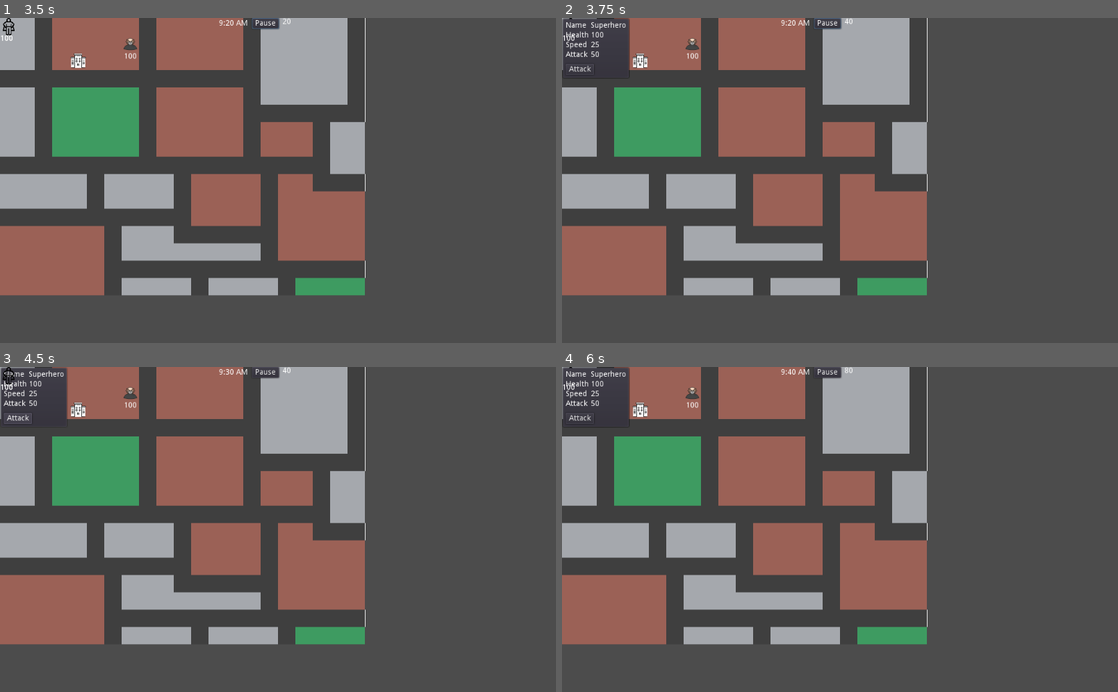
Above: before the commit, frames 1-4 (two rows, left to right).
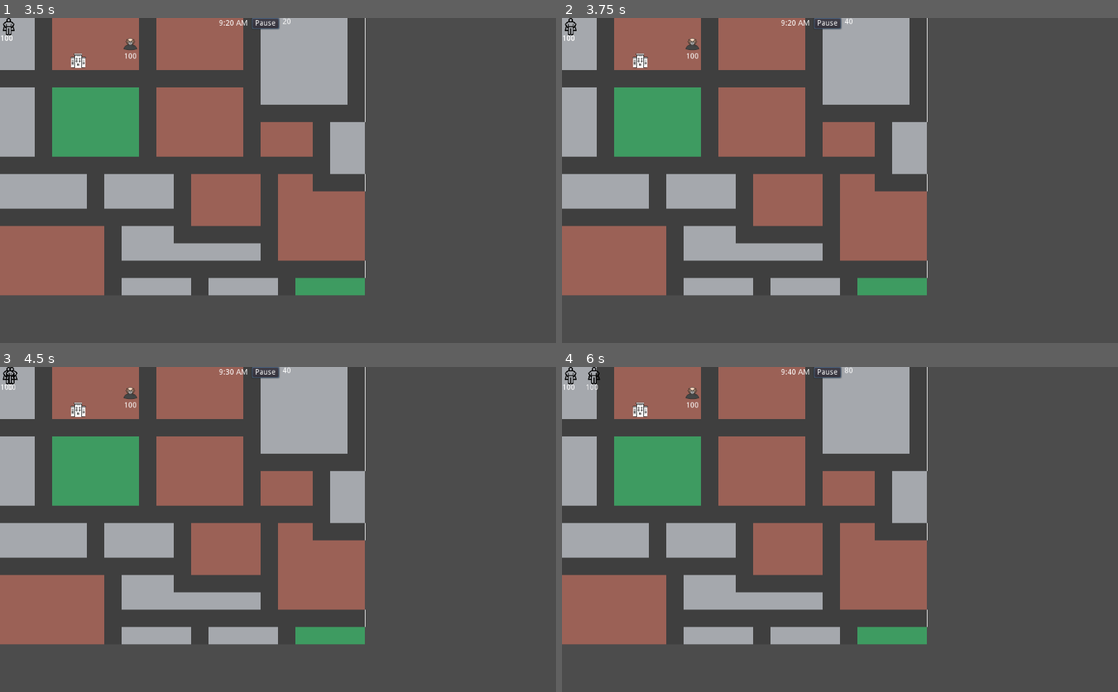
Above: after the commit, the same moments.

Repository: rachd/superhero-dispatcher
Game: Godot game, scene res://Main.tscn
Two runs of this game, one before a commit and one after it. Both use one fixed random seed, a clock stepped at 60 frames per second and the inputs below.
Inputs (mouse positions are in pixels of both pictures, inside the frame that each line leads up to):
- Up to frame 1 (3.5 s): tap Enter at 0.5 s; move the mouse to (77, 60) at 0.52 s; click (77, 60) at 0.67 s; click "Pause" at 1.25 s; click "Play" at 2 s; move the mouse to (127, 44) at 2.77 s; click (127, 44) at 2.92 s
- Up to frame 2 (3.75 s): move the mouse to (573, 27) at 3.52 s; click (573, 27) at 3.67 s
- Up to frame 3 (4.5 s): click (16, 419) at 4.25 s, where only the run before the commit has a clickable "Attack"
- Up to frame 4 (6 s): click (578, 419) at 5 s, where only the run before the commit has a clickable "Attack"; move the mouse to (573, 376) at 5.77 s; click (573, 376) at 5.92 s

Frame 1 is identical in both runs. In frame 2, 1.5% of the frame differs, in the area x 0-13%, y 0-19%; in frame 3, 1.4%; in frame 4, 1.5%, in the area x 0-51%, y 0-19%.

Commit message:
allow heros to move to any tile

Diff:
--- a/ClickHandler.gd
+++ b/ClickHandler.gd
@@ -2,4 +2,12 @@
 
 func _input_event(viewport, event, shape_idx):
 	if event is InputEventMouseButton and event.button_index == BUTTON_LEFT and event.pressed:
-		get_parent().on_click()
+		var parent = get_parent()
+		if parent.has_method("on_click"):
+			get_parent().on_click()
+			get_tree().set_input_as_handled()
+	elif event is InputEventMouseButton and event.button_index == BUTTON_RIGHT and event.pressed:
+		var parent = get_parent()
+		if parent.has_method("on_right_click"):
+			get_parent().on_right_click()
+			get_tree().set_input_as_handled()
--- a/Hero.gd
+++ b/Hero.gd
@@ -19,7 +19,7 @@
 signal find_path(start, end, target)
 
 # public methods
-func on_click():
+func on_right_click():
 	var info_panel = $HeroPanel
 #	var panel_size = info_panel.get_size()
 #	if position.x < panel_size.x:
@@ -36,7 +36,7 @@
 	info_panel.set_name("Superhero")
 	info_panel.visible = true
 
-func on_attack_button_pressed():
+func on_click():
 	emit_signal("hero_selected", self)
 	_close_info_panel()
 
@@ -79,11 +79,24 @@
 		target_position = villain.position
 		emit_signal("find_path", position, target_position, self)
 
+func move_to_point(target_position):
+	_on_move()
+	var relative_position = target_position - position
+	if relative_position.length() <= 8:
+		target_position = position
+	else:
+		emit_signal("find_path", position, target_position, self)
+
 func heal(amount):
 	current_health += amount
 	if current_health > health:
 		current_health = health
 	$Label.text = str(current_health)
+
+func start_attack(villain):
+	target_villain = villain
+	attack_in_progress = true
+	$AttackTimer.start()
 
 # private methods
 func _on_move():
@@ -96,14 +109,6 @@
 
 func _close_info_panel():
 	$HeroPanel.visible = false
-
-func _start_attack():
-	attack_in_progress = true
-	target_villain.start_attack(self)
-	$AttackTimer.start()
-
-func _start_heal():
-	target_hospital.start_heal(self)
 
 func _ready():
 	target_position = position
@@ -119,20 +124,6 @@
 	$AttackTimer.stop()
 	emit_signal("hero_dead", self, target_villain)
 
-func _check_if_attack():
-	if !attack_in_progress:
-		var overlaps = $Area2D.get_overlapping_areas()
-		for overlap in overlaps:
-			if overlap.get_parent() == target_villain:
-				_start_attack()
-
-func _check_if_heal():
-	if !heal_in_progress:
-		var overlaps = $Area2D.get_overlapping_areas()
-		for overlap in overlaps:
-			if overlap.get_parent() == target_hospital:
-				_start_heal()
-
 func _process(delta):
 	if path:
 		var target = path[0]
@@ -144,7 +135,6 @@
 			path.remove(0)
 			if path.size() == 0:
 				path = null
-				if target_type == "villain":
-					_check_if_attack()
-				elif target_type == "hospital":
-					_check_if_heal()
+				var overlaps = $Area2D.get_overlapping_areas()
+				for overlap in overlaps:
+					overlap.start_hero_interaction(self)
--- a/HeroPanel.tscn
+++ b/HeroPanel.tscn
@@ -8,19 +8,18 @@
 script = ExtResource( 1 )
 
 [node name="MarginContainer" type="MarginContainer" parent="."]
-editor/display_folded = true
 margin_left = 7.0
 margin_top = 7.0
-margin_right = 59.0
-margin_bottom = 105.0
+margin_right = 53.0
+margin_bottom = 75.0
 
 [node name="VBoxContainer" type="VBoxContainer" parent="MarginContainer"]
-margin_right = 52.0
-margin_bottom = 98.0
+margin_right = 46.0
+margin_bottom = 68.0
 custom_constants/separation = 10
 
 [node name="GridContainer" type="GridContainer" parent="MarginContainer/VBoxContainer"]
-margin_right = 52.0
+margin_right = 46.0
 margin_bottom = 68.0
 columns = 2
 
@@ -69,14 +68,3 @@
 margin_top = 54.0
 margin_right = 46.0
 margin_bottom = 68.0
-
-[node name="HBoxContainer" type="HBoxContainer" parent="MarginContainer/VBoxContainer"]
-margin_top = 78.0
-margin_right = 52.0
-margin_bottom = 98.0
-
-[node name="AttackButton" type="Button" parent="MarginContainer/VBoxContainer/HBoxContainer"]
-margin_right = 52.0
-margin_bottom = 20.0
-text = "Attack"
-[connection signal="pressed" from="MarginContainer/VBoxContainer/HBoxContainer/AttackButton" to="." method="_on_AttackButton_pressed"]
--- a/Hospital.gd
+++ b/Hospital.gd
@@ -4,10 +4,7 @@
 
 signal hospital_selected(building)
 
-func on_click():
-	emit_signal("hospital_selected", self)
-
-func start_heal(hero):
+func start_hero_interaction(hero):
 	hero_being_healed = hero
 	$HealingTimer.start()
 
@@ -18,8 +15,5 @@
 func pause(isPaused):
 	$HealingTimer.set_paused(isPaused)
 
-func _ready():
-	self.connect("hospital_selected", get_node("/root/Main"), "_on_Hospital_clicked")
-
 func _on_HealingTimer_timeout():
 	hero_being_healed.heal(10)
--- a/Hospital.tscn
+++ b/Hospital.tscn
@@ -1,19 +1,19 @@
 [gd_scene load_steps=5 format=2]
 
-[ext_resource path="res://assets/hospital.svg" type="Texture" id=1]
-[ext_resource path="res://Hospital.gd" type="Script" id=2]
-[ext_resource path="res://ClickHandler.gd" type="Script" id=3]
+[ext_resource path="res://Hospital.gd" type="Script" id=1]
+[ext_resource path="res://assets/hospital.svg" type="Texture" id=2]
+[ext_resource path="res://overlap.gd" type="Script" id=3]
 
 [sub_resource type="RectangleShape2D" id=1]
 extents = Vector2( 16, 16 )
 
 [node name="Hospital" type="Node2D"]
-script = ExtResource( 2 )
+script = ExtResource( 1 )
 
 [node name="Sprite" type="Sprite" parent="."]
 position = Vector2( 16.0561, 15.8357 )
 scale = Vector2( 0.0797197, 0.0959308 )
-texture = ExtResource( 1 )
+texture = ExtResource( 2 )
 
 [node name="HealingTimer" type="Timer" parent="."]
 
--- a/InfoPanel.gd
+++ b/InfoPanel.gd
@@ -17,9 +17,9 @@
 	return rect_size
 
 # private methods
-func _input(event):
-	if event is InputEventMouseButton and event.button_index == BUTTON_LEFT and event.pressed:
-		var click_position = event.position
+#func _input(event):
+#	if event is InputEventMouseButton and event.button_index == BUTTON_LEFT and event.pressed:
+#		var click_position = event.position
 #		if not (click_position.x >= rect_position.x and click_position.x <= (rect_position.x + rect_size.x) and click_position.y >= rect_position.y and click_position.y <= (rect_position.y + rect_size.y)):
 #			get_parent().close_info_panel()
 
--- a/Main.gd
+++ b/Main.gd
@@ -27,14 +27,9 @@
 func _on_Hero_clicked(hero):
 	selected_hero = hero
 
-func _on_Hospital_clicked(hospital):
+func _on_Map_clicked(position):
 	if selected_hero:
-		selected_hero.move_to_Hospital(hospital)
-		selected_hero = null
-
-func _on_Villain_clicked(villain):
-	if selected_hero:
-		selected_hero.move_to_Villain(villain)
+		selected_hero.move_to_point(position)
 		selected_hero = null
 
 func _on_Villain_dead(villain, hero):
--- a/Town.gd
+++ b/Town.gd
@@ -1,4 +1,6 @@
 extends TileMap
+
+signal map_clicked(position)
 
 onready var astar = AStar.new()
 onready var half_cell_size = cell_size / 2
@@ -6,12 +8,57 @@
 # The bounds of the rectangle containing all used tiles on this tilemap
 onready var used_rect = get_used_rect()
 
+## public functions
+func closest_road(start):
+	var start_tile = world_to_map(start)
+	var top_dist = 0
+	var left_dist = 0
+	var right_dist = 0
+	var bottom_dist = 0
+	while true:
+		if _is_road(start_tile + Vector2(0, -1 * top_dist)):
+			return map_to_world(start_tile + Vector2(0, -1 * top_dist))
+		elif _is_road(start_tile + Vector2(-1 * left_dist, 0)):
+			return map_to_world(start_tile + Vector2(-1 * left_dist, 0))
+		elif _is_road(start_tile + Vector2(0, 1 * bottom_dist)):
+			return map_to_world(start_tile + Vector2(0, 1 * bottom_dist))
+		elif _is_road(start_tile + Vector2(1 * right_dist, 0)):
+			return map_to_world(start_tile + Vector2(1 * right_dist, 0))
+		else:
+			top_dist += 1
+			bottom_dist += 1
+			left_dist += 1
+			right_dist += 1
 
+func calculate_path(start, end):
+	# Convert positions to cell coordinates
+	var start_tile = world_to_map(start)
+	var end_tile = world_to_map(end)
+
+	# Determines IDs
+	var start_id = _get_id_for_point(start_tile)
+	var end_id = _get_id_for_point(end_tile)
+
+	var has_start = astar.has_point(start_id)
+	var has_end = astar.has_point(end_id)
+
+	if not astar.has_point(start_id) or not astar.has_point(end_id):
+		return null
+
+	# Otherwise, find the map
+	var path_map = astar.get_point_path(start_id, end_id)
+
+	# Convert Vector3 array (remember, AStar is 3D) to real world points
+	var path_world = []
+	for point in path_map:
+		var point_world = map_to_world(Vector2(point.x, point.y))
+		path_world.append(point_world)
+	return path_world
+
+## Private functions
 func _ready():
 	_add_traversable_tiles()
-
-## Private functions
-
+	self.connect("map_clicked", get_node("/root/Main"), "_on_Map_clicked")
 
 func _add_traversable_tiles():
 	var all_tiles = get_used_cells()
@@ -49,52 +96,11 @@
 	return x + y * used_rect.size.x
 
 
-func calculate_path(start, end):
-	# Convert positions to cell coordinates
-	var start_tile = world_to_map(start)
-	var end_tile = world_to_map(end)
-
-	# Determines IDs
-	var start_id = _get_id_for_point(start_tile)
-	var end_id = _get_id_for_point(end_tile)
-
-	var has_start = astar.has_point(start_id)
-	var has_end = astar.has_point(end_id)
-
-	if not astar.has_point(start_id) or not astar.has_point(end_id):
-		return null
-
-	# Otherwise, find the map
-	var path_map = astar.get_point_path(start_id, end_id)
-
-	# Convert Vector3 array (remember, AStar is 3D) to real world points
-	var path_world = []
-	for point in path_map:
-		var point_world = map_to_world(Vector2(point.x, point.y))
-		path_world.append(point_world)
-	return path_world
-
-func is_road(tile):
+func _is_road(tile):
 	var cell_type_id = get_cellv(tile)
 	return cell_type_id == tile_set.find_tile_by_name("road")
 
-func closest_road(start):
-	var start_tile = world_to_map(start)
-	var top_dist = 0
-	var left_dist = 0
-	var right_dist = 0
-	var bottom_dist = 0
-	while true:
-		if is_road(start_tile + Vector2(0, -1 * top_dist)):
-			return map_to_world(start_tile + Vector2(0, -1 * top_dist))
-		elif is_road(start_tile + Vector2(-1 * left_dist, 0)):
-			return map_to_world(start_tile + Vector2(-1 * left_dist, 0))
-		elif is_road(start_tile + Vector2(0, 1 * bottom_dist)):
-			return map_to_world(start_tile + Vector2(0, 1 * bottom_dist))
-		elif is_road(start_tile + Vector2(1 * right_dist, 0)):
-			return map_to_world(start_tile + Vector2(1 * right_dist, 0))
-		else:
-			top_dist += 1
-			bottom_dist += 1
-			left_dist += 1
-			right_dist += 1
+func _unhandled_input(event):
+	if event is InputEventMouseButton and event.button_index == BUTTON_LEFT and event.pressed:
+		var target_tile = world_to_map(event.position)
+		emit_signal("map_clicked", map_to_world(target_tile))
--- a/Villain.gd
+++ b/Villain.gd
@@ -20,18 +20,15 @@
 func pause(isPaused):
 	$DamageTimer.set_paused(isPaused)
 
-func start_attack(hero):
+func start_hero_interaction(hero):
 	engaged_hero = hero
+	hero.start_attack(self)
 
 func stop_attack():
 	engaged_hero = null
 
-func on_click():
-	emit_signal("villain_selected", self)
-
 func spawn():
 	self.connect("do_damage", get_node("/root/Main"), "_on_Villain_do_damage")
-	self.connect("villain_selected", get_node("/root/Main"), "_on_Villain_clicked")
 	self.connect("villain_dead", get_node("/root/Main"), "_on_Villain_dead")
 	$DamageTimer.start()
 
--- a/Villain.tscn
+++ b/Villain.tscn
@@ -2,7 +2,7 @@
 
 [ext_resource path="res://Villain.gd" type="Script" id=1]
 [ext_resource path="res://assets/kidnapper+thief+villain+icon-1320166693308723657_32.png" type="Texture" id=2]
-[ext_resource path="res://ClickHandler.gd" type="Script" id=3]
+[ext_resource path="res://overlap.gd" type="Script" id=3]
 
 [sub_resource type="RectangleShape2D" id=1]
 extents = Vector2( 16, 16 )
--- /dev/null
+++ b/overlap.gd
@@ -0,0 +1,4 @@
+extends Area2D
+
+func start_hero_interaction(hero):
+	get_parent().start_hero_interaction(hero)
